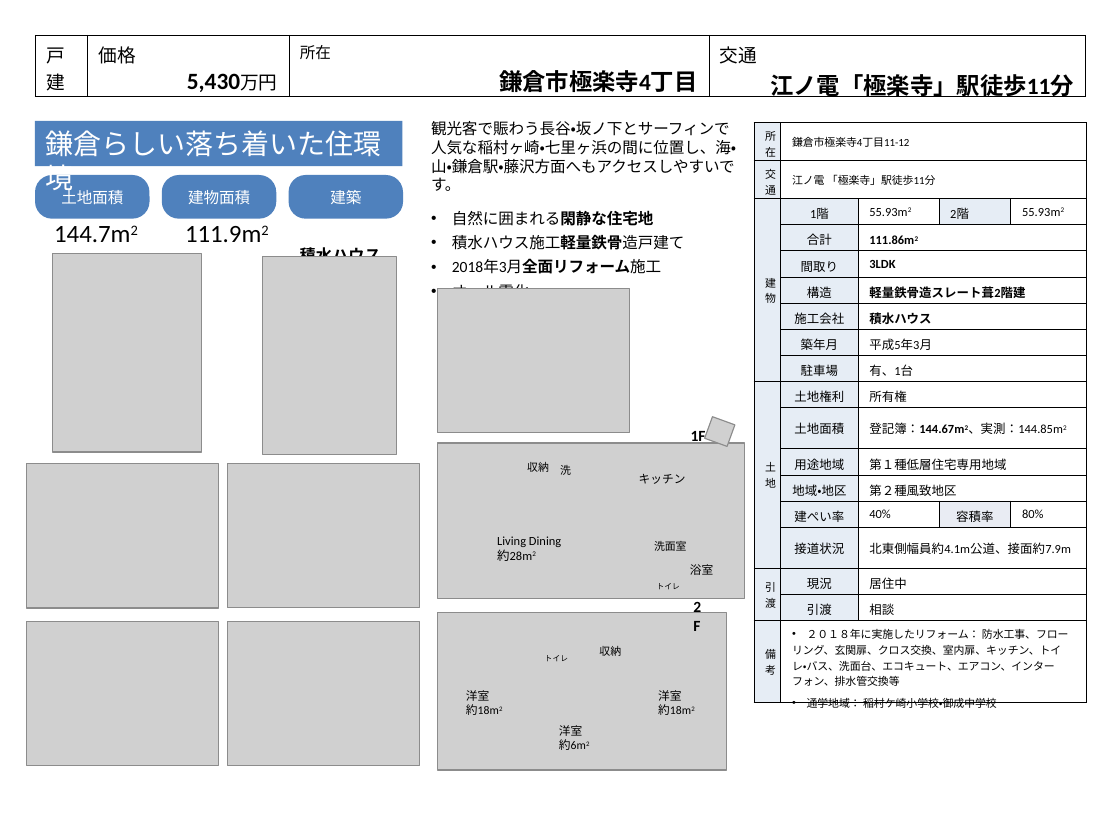
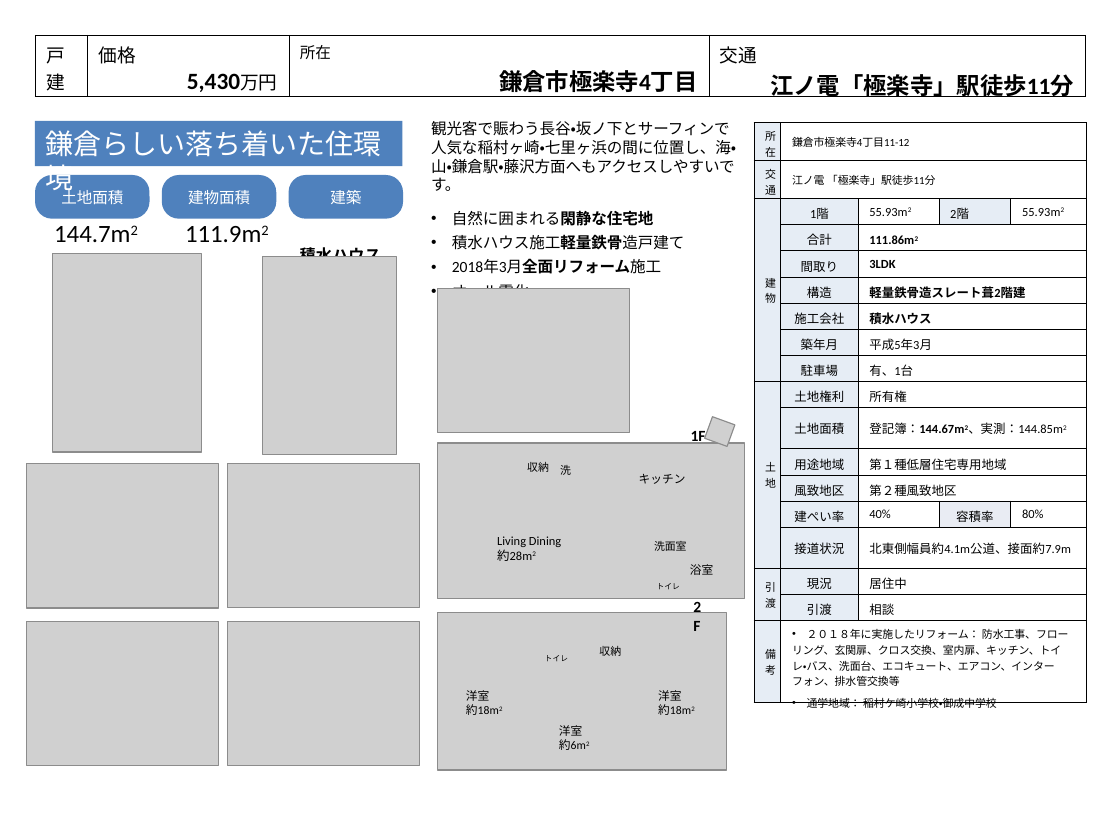
Before and after one commit to limestreetlab/limestreetlab.github.io, a slide deck: slide 1 of property/FactSheet.pptx. Drawn at 1120x840 pixels with LibreOffice and Linux fonts; fonts in the diff are those of the drawing; grey boxes stand for pictures. Boxes give left, top, right and bottom in pixels: in the first picture for what was removed or moved away, otherwise in the second. Text is boxed around its words. In the diff, an @@ line names an element or a change of style, - is before the commit and + after.

```diff
--- a/property/FactSheet.pptx
+++ b/property/FactSheet.pptx
@@ table at [754,122,1085,712] @@
-row 13, column 2: 地域・地区
+row 13, column 2: 風致地区
```
